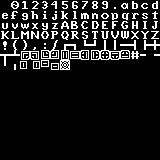
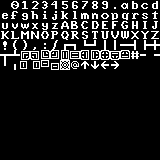
Layered file, before and after one edit (160 x 160). Changes by layer:
painted on "Background" over bbox(71, 61, 119, 69)
